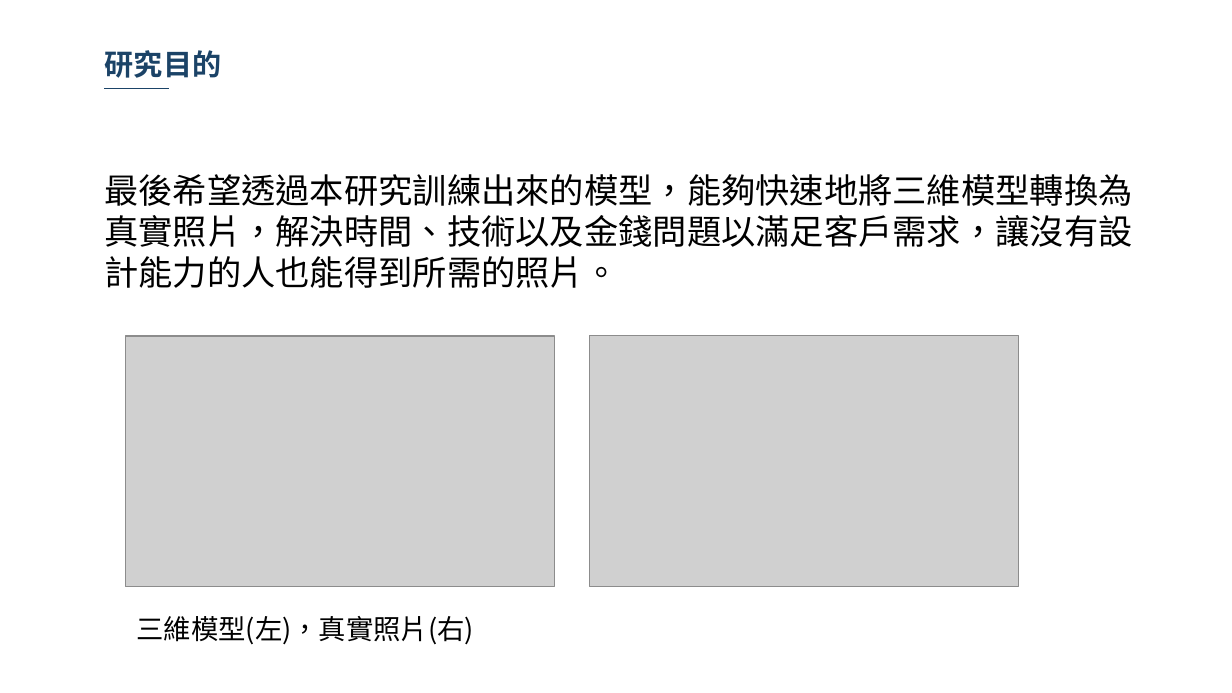
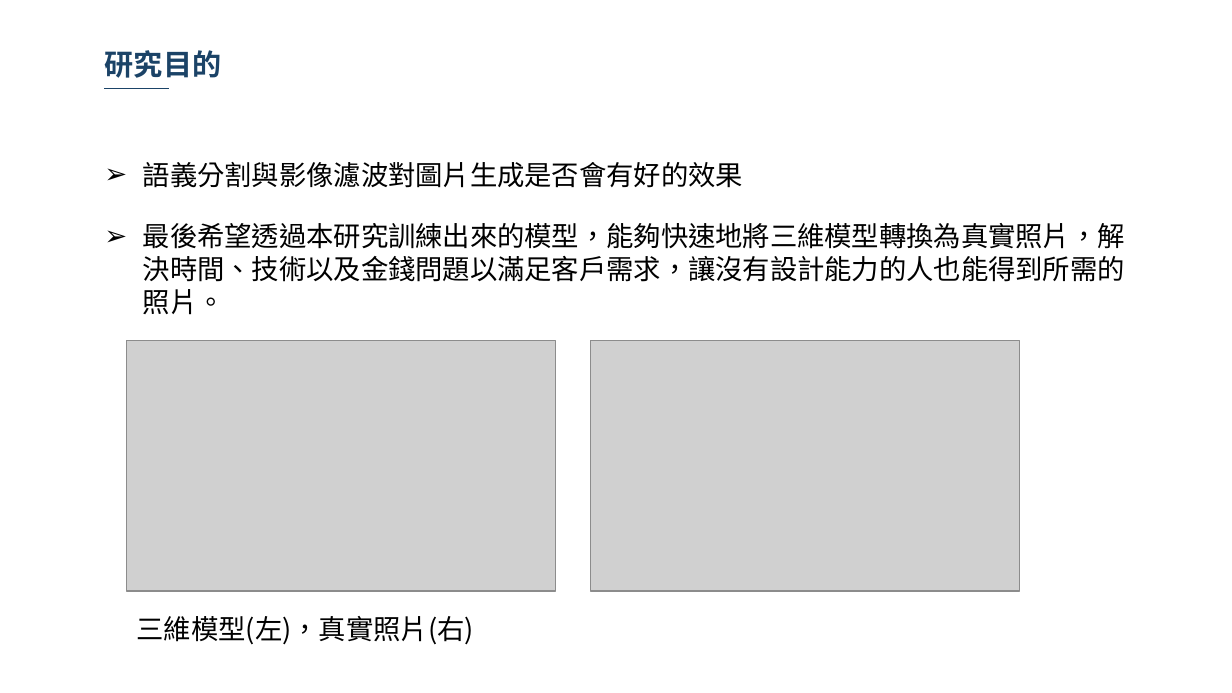
Before and after one commit to 10994015/paper, a slide deck: slide 9 of 論文/論文初審.pptx. Drawn at 1232x693 pixels with LibreOffice and Linux fonts; fonts in the diff are those of the drawing; grey boxes stand for pictures; background and template pictures are left out. Boxes give left, top, right and bottom in pixels: in the first picture for what was removed or moved away, otherwise in the second. Text is boxed around its words. In the diff, an @@ line names an element or a change of style, - is before the commit and + after.

```diff
--- a/論文/論文初審.pptx
+++ b/論文/論文初審.pptx
@@ text added at [143, 162, 743, 188], 16 pt, text #000000 @@
+➢ 語義分割與影像濾波對圖片生成是否會有好的效果
@@ text "最後希望透過本研究訓練出來的模型，能夠快速地將三維模型轉換為真實照片，解決時間、技術以及金錢問題以滿足客戶需求，讓沒有設 ...": place and size @@
-text "最後希望透過本研究訓練出來的模型，能夠快速地將三維模型轉換為真實照片，解決時間、技術以及金錢問題以滿足客戶需求，讓沒有設 ..." at [104, 174, 1132, 288]
+text "最後希望透過本研究訓練出來的模型，能夠快速地將三維模型轉換為真實照片，解決時間、技術以及金錢問題以滿足客戶需求，讓沒有設 ..." at [143, 223, 1125, 315]
@@ text "最後希望透過本研究訓練出來的模型，能夠快速地將三維模型轉換為真實照片，解決時間、技術以及金錢問題以滿足客戶需求，讓沒有設 ..." at [143, 223, 1125, 315]: size 20 to 16 pt; bullet none to ➢ @@
@@ picture: place and size @@
-picture at [126, 336, 554, 586]
+picture at [127, 340, 556, 590]
@@ picture: place and size @@
-picture at [589, 336, 1018, 588]
+picture at [590, 340, 1019, 591]
```
Also in this commit, not shown: 2 other files.
